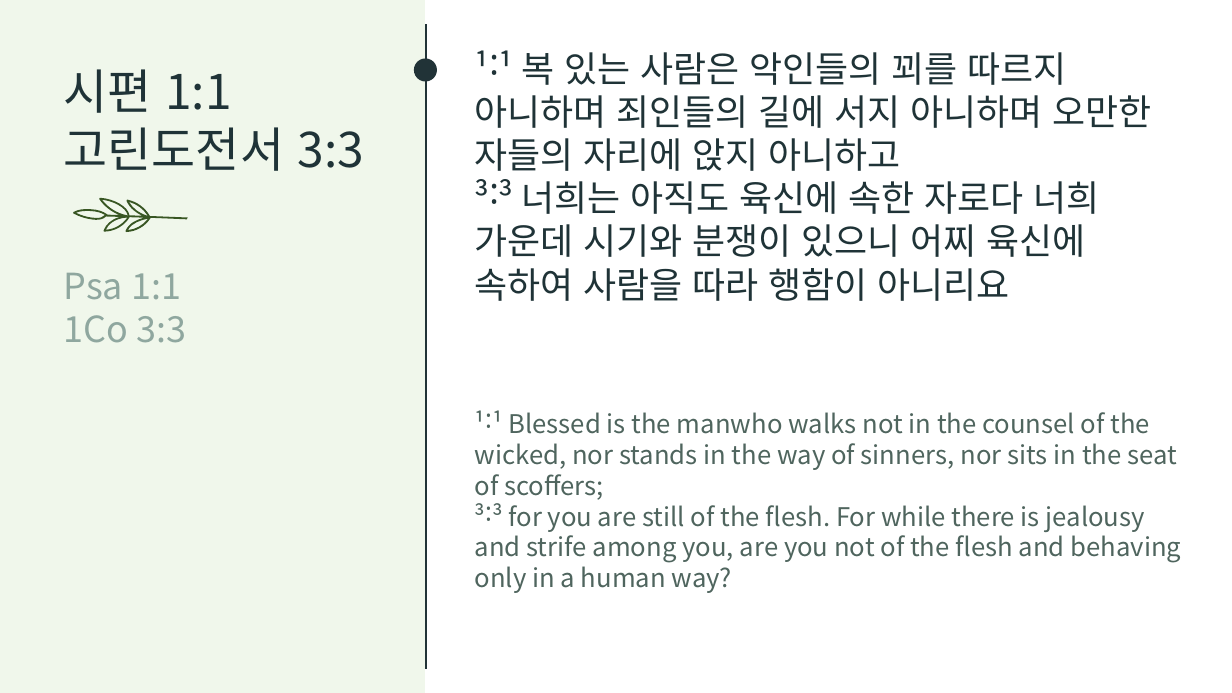
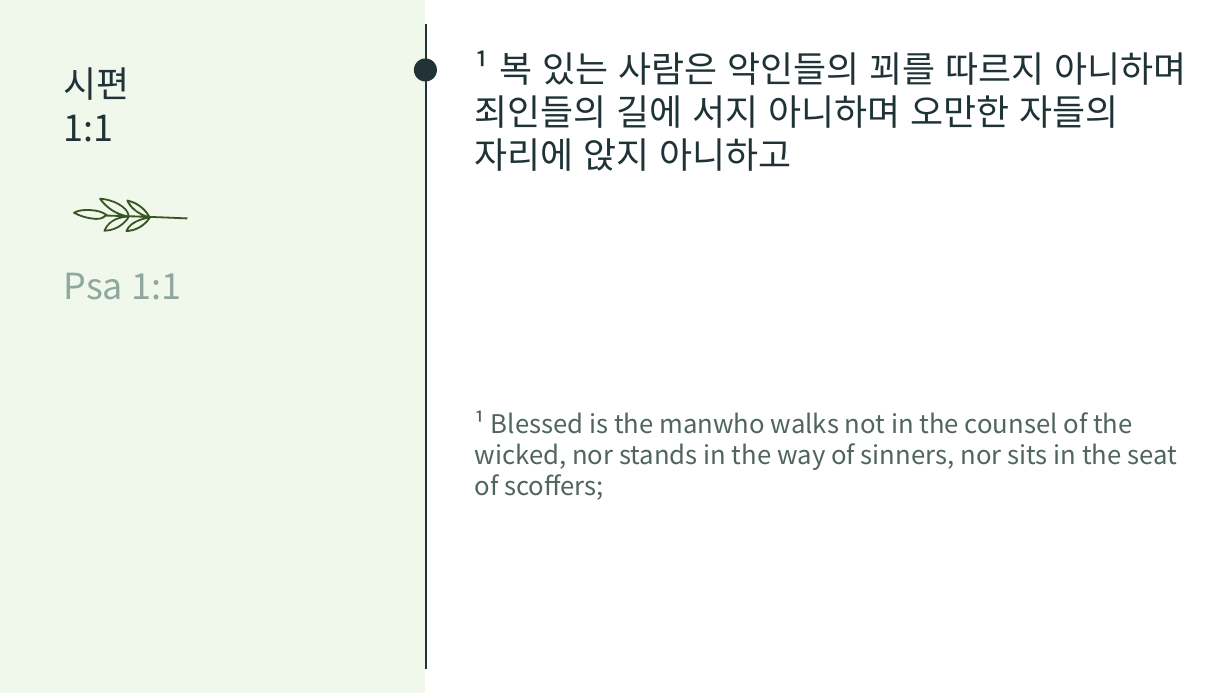
Before and after one commit to mmminq/Bible_Reference_to_PPT, a slide deck: slide 3 of pptx_template/output.pptx (slide 2 before the commit). Drawn at 1232x693 pixels with LibreOffice and Linux fonts; fonts in the diff are those of the drawing. Boxes give left, top, right and bottom in pixels: in the first picture for what was removed or moved away, otherwise in the second. Text is boxed around its words. In the diff, an @@ line names an element or a change of style, - is before the commit and + after.

```diff
--- a/pptx_template/output.pptx
+++ b/pptx_template/output.pptx
@@ text at box(475, 50, 1187, 171): text changed @@
-¹˸¹ 복 있는 사람은 악인들의 꾀를 따르지 아니하며 죄인들의 길에 서지 아니하며 오만한 자들의 자리에 앉지 아니하고
-³˸³ 너희는 아직도 육신에 속한 자로다 너희 가운데 시기와 분쟁이 있으니 어찌 육신에 속하여 사람을 따라 행함이 아니리요
+¹ 복 있는 사람은 악인들의 꾀를 따르지 아니하며 죄인들의 길에 서지 아니하며 오만한 자들의 자리에 앉지 아니하고
@@ text at box(64, 67, 130, 142): text changed; size 37.3 to 28 pt @@
-시편 1:1
-고린도전서 3:3
+시편
+1:1
@@ text at box(64, 315, 186, 343): paragraph removed @@
-1Co 3:3
@@ text at box(475, 410, 1177, 500): text changed @@
-¹˸¹ Blessed is the manwho walks not in the counsel of the wicked, nor stands in the way of sinners, nor sits in the seat of scoffers;
-³˸³ for you are still of the flesh. For while there is jealousy and strife among you, are you not of the flesh and behaving only in a human way?
+¹ Blessed is the manwho walks not in the counsel of the wicked, nor stands in the way of sinners, nor sits in the seat of scoffers;
```
Also in this commit, not shown: 1 other slide changed, 1 slide added, 3 other files.
